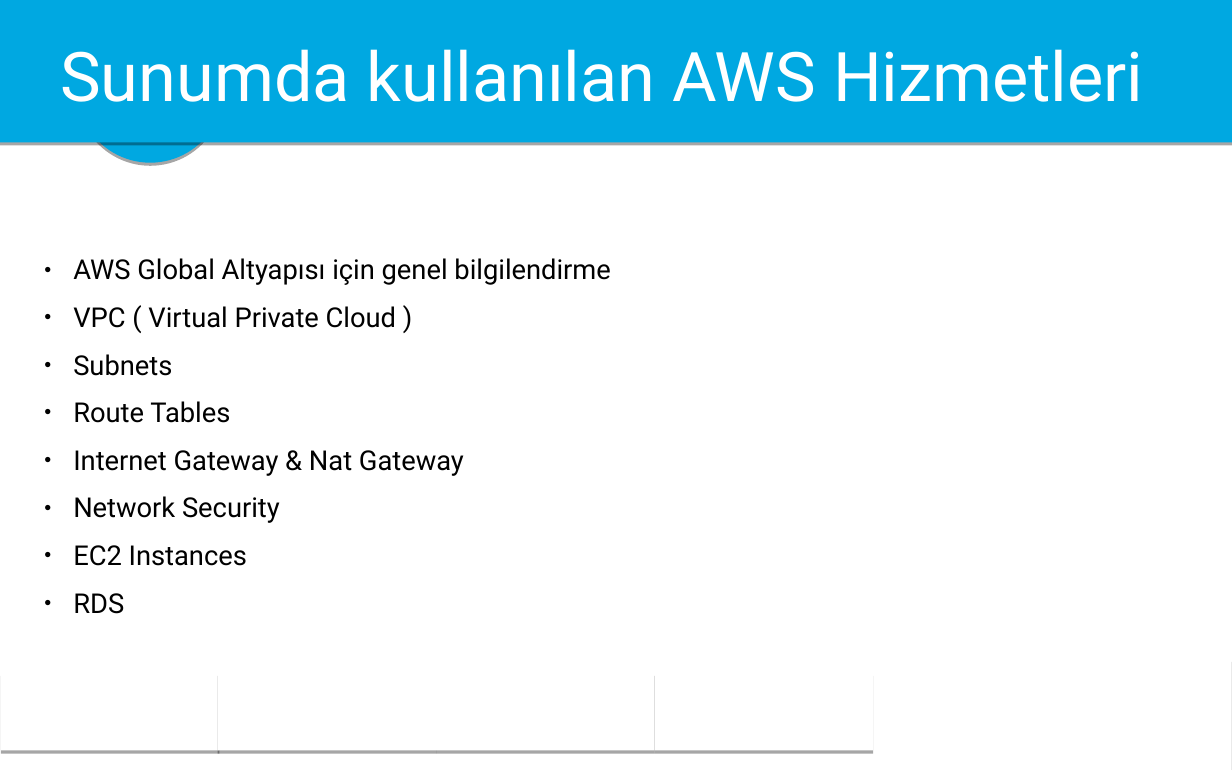
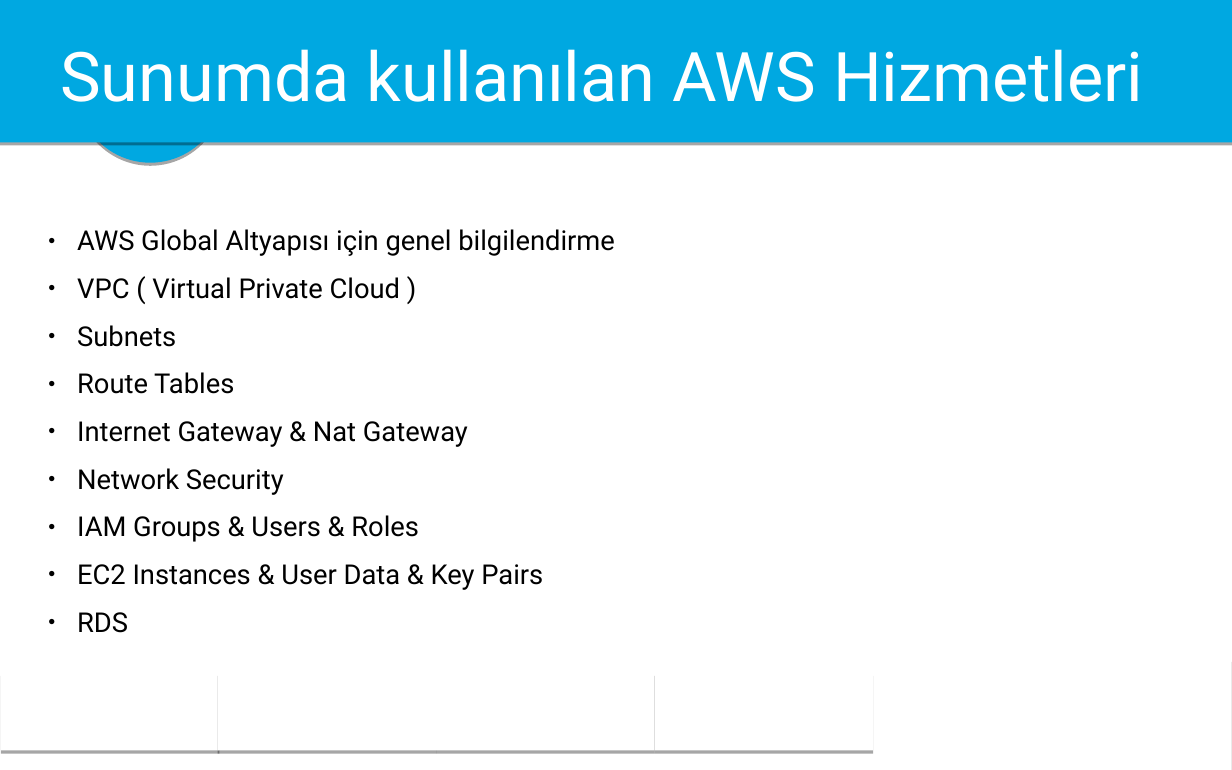
Before and after one commit to naimalpermuhacir/aws-webinar-presentation, a slide deck: slide 3 of creating-a-vpc-and-deploying-a-web-application/creating-a-vpc-and-deploying-a-web-application.pptx. Drawn at 1232x770 pixels with LibreOffice and Linux fonts; fonts in the diff are those of the drawing; background and template pictures are left out. Boxes give left, top, right and bottom in pixels: in the first picture for what was removed or moved away, otherwise in the second. Text is boxed around its words. In the diff, an @@ line names an element or a change of style, - is before the commit and + after.

Commit message:
user data for EC2 added

```diff
--- a/creating-a-vpc-and-deploying-a-web-application/creating-a-vpc-and-deploying-a-web-application.pptx
+++ b/creating-a-vpc-and-deploying-a-web-application/creating-a-vpc-and-deploying-a-web-application.pptx
@@ text "AWS Global Altyapısı için genel ...": place and size @@
-text "AWS Global Altyapısı için genel ..." at box(73, 258, 610, 614)
+text "AWS Global Altyapısı için genel ..." at box(77, 229, 614, 633)
@@ text at box(77, 515, 543, 590): text changed @@
-● EC2 Instances
+● IAM Groups & Users & Roles
+● EC2 Instances & User Data & Key Pairs
```
Also in this commit, not shown: 4 other slides changed, 2 slides added, 3 other files.
